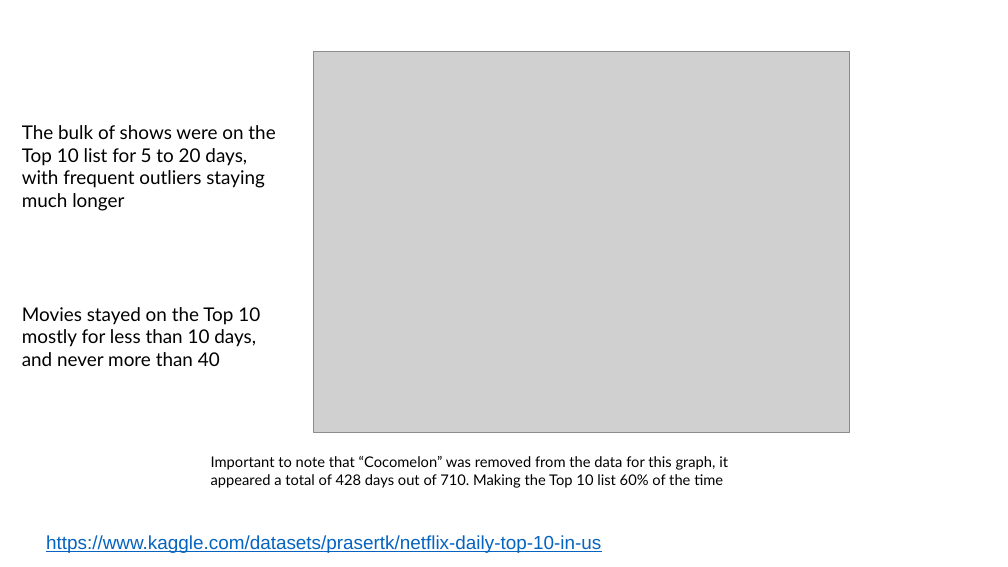
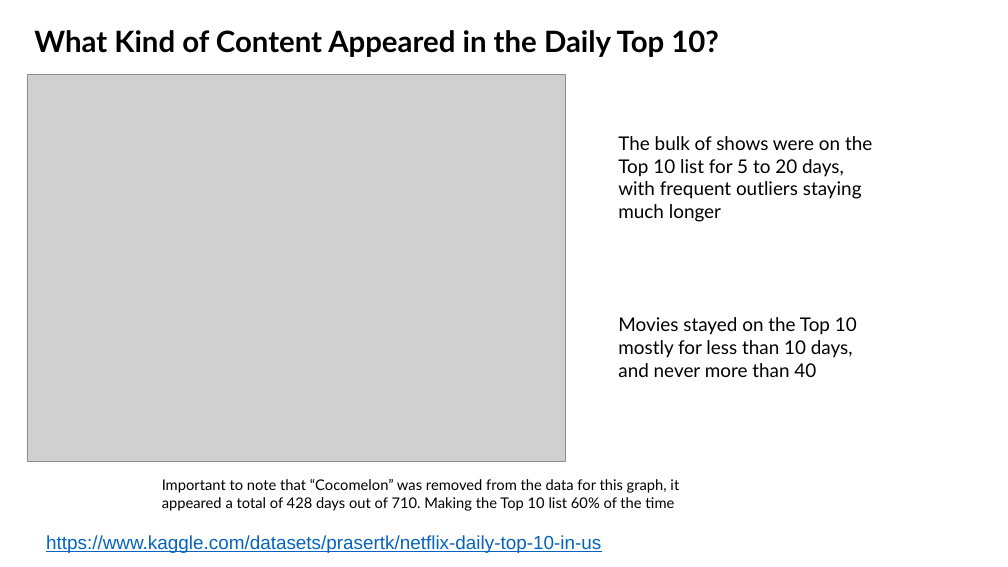
Before and after one commit to Costilrt/The-First-Project, a slide deck: slide 15 of TeamProjectPPT.pptx. Drawn at 1008x567 pixels with LibreOffice and Linux fonts; fonts in the diff are those of the drawing; grey boxes stand for pictures; background and template pictures are left out. Boxes give left, top, right and bottom in pixels: in the first picture for what was removed or moved away, otherwise in the second. Text is boxed around its words. In the diff, an @@ line names an element or a change of style, - is before the commit and + after.

```diff
--- a/TeamProjectPPT.pptx
+++ b/TeamProjectPPT.pptx
@@ text added at (34, 30, 719, 57), 28 pt, text #000000, bold @@
+What Kind of Content Appeared in the Daily Top 10?
@@ picture removed at (314, 51, 850, 433) @@
@@ picture added at (27, 74, 566, 461) @@
@@ text "The bulk of shows were ...": place and size @@
-text "The bulk of shows were ..." at (22, 125, 275, 366)
+text "The bulk of shows were ..." at (618, 136, 872, 377)
@@ text "Important to note that “Cocomelon” ...": place and size @@
-text "Important to note that “Cocomelon” ..." at (211, 456, 728, 488)
+text "Important to note that “Cocomelon” ..." at (162, 479, 679, 511)
```
Also in this commit, not shown: 3 other slides changed, 1 slide added, 3 other files.
